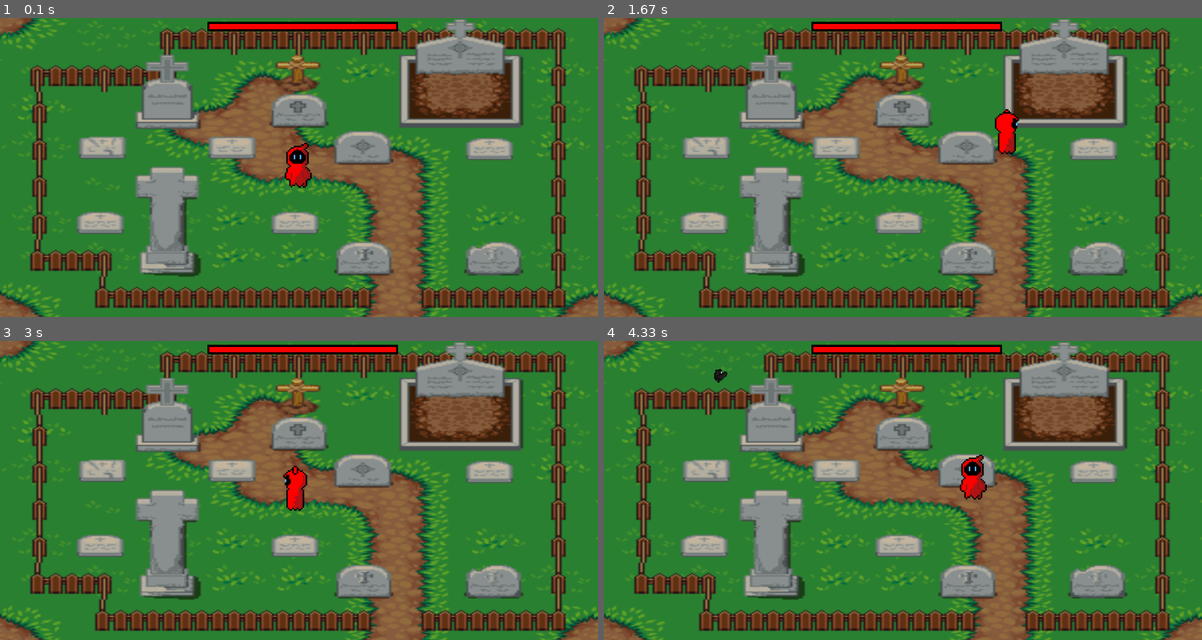
Above: before the commit, frames 1-4 (two rows, left to right).
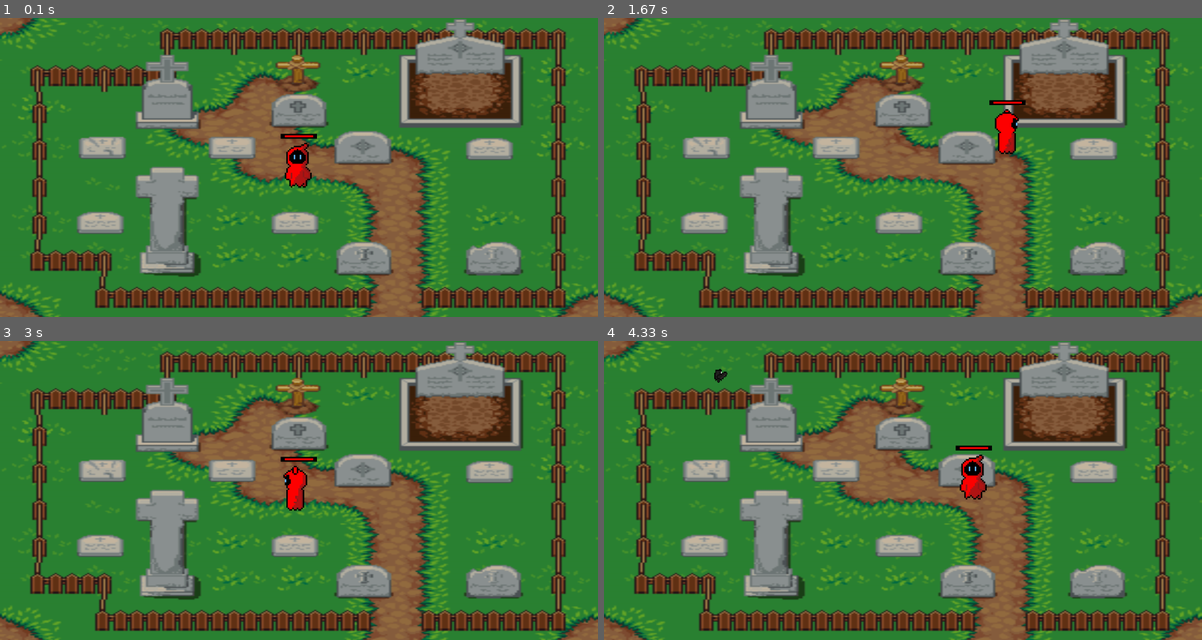
Above: after the commit, the same moments.

Repository: PedroLemosMariano/Jogo_PYGAME
Game: pygame game, started from TRABALHO 2 DE O.O/MAIN.py
Same seed, same stepped clock (60 frames per second), same inputs: the game is played once before the commit and once after it.
Inputs:
- Up to frame 1 (0.1 s): no input
- Up to frame 2 (1.67 s): hold D 0.33-0.8 s; hold W 0.83-1.13 s; hold D 1.17-1.63 s
- Up to frame 3 (3 s): hold A 1.67-2.2 s; hold S 2.23-2.53 s; hold A 2.57-2.97 s
- Up to frame 4 (4.33 s): hold W 3-3.37 s; hold D 3.4-4.03 s; hold S from 4.07 s (still down)

The runs differ from the first frame. In frame 1, 1.2% of the frame differs, in the area x 34-67%, y 1-41%; in frame 2, 1.2%; in frame 3, 1.2%; in frame 4, 1.2%.

Commit message:
Update C_PERS_JOGAVEL.py

Diff:
--- a/TRABALHO 2 DE O.O/C_PERS_JOGAVEL.py
+++ b/TRABALHO 2 DE O.O/C_PERS_JOGAVEL.py
@@ -41,10 +41,10 @@
             tela.blit(Manoel_ladoD, (self.x - 70, self.y - 70))
 
     def barravida(self):
-        largura_total = 510
-        largura_atual = self.vida * 5
-        pygame.draw.rect(tela, (0, 0, 0), (((tela_x / 2 - 10) - largura_total / 2 + 20), 10, largura_total, 26))
-        pygame.draw.rect(tela, (255, 0, 0), (((tela_x / 2 - 5) - largura_total / 2 + 20), 16, largura_atual, 14))
+        largura_total = 97
+        largura_atual = self.vida/1.3
+        pygame.draw.rect(tela, (0, 0, 0), (self.x - largura_total/2, self.y-90, largura_total, 13))
+        pygame.draw.rect(tela, (255, 0, 0), ((self.x - largura_total/2+11), self.y- 86, largura_atual, 5))
 
     def bordas(self):
         if self.y < self.size + 2:
